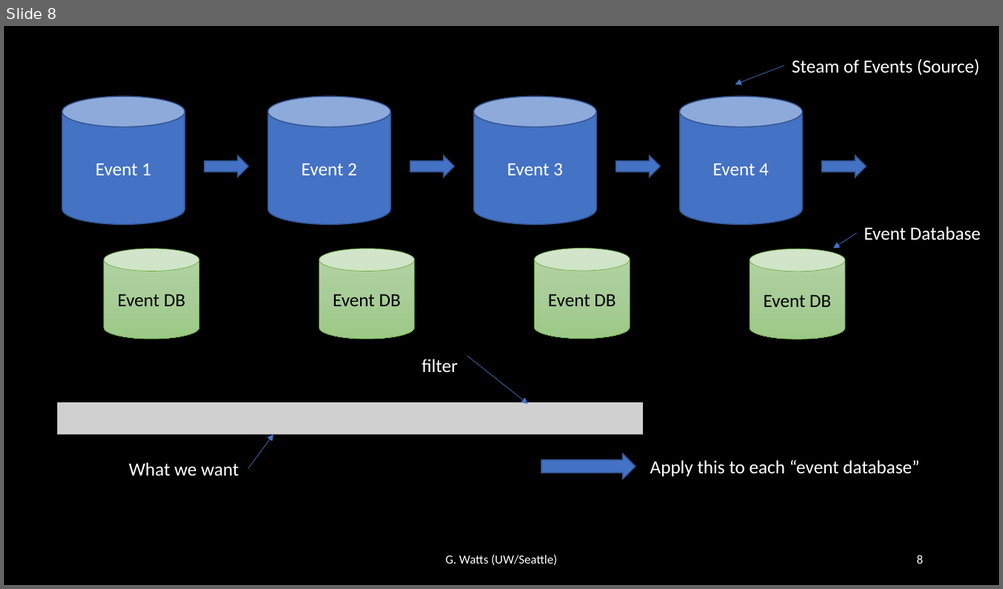
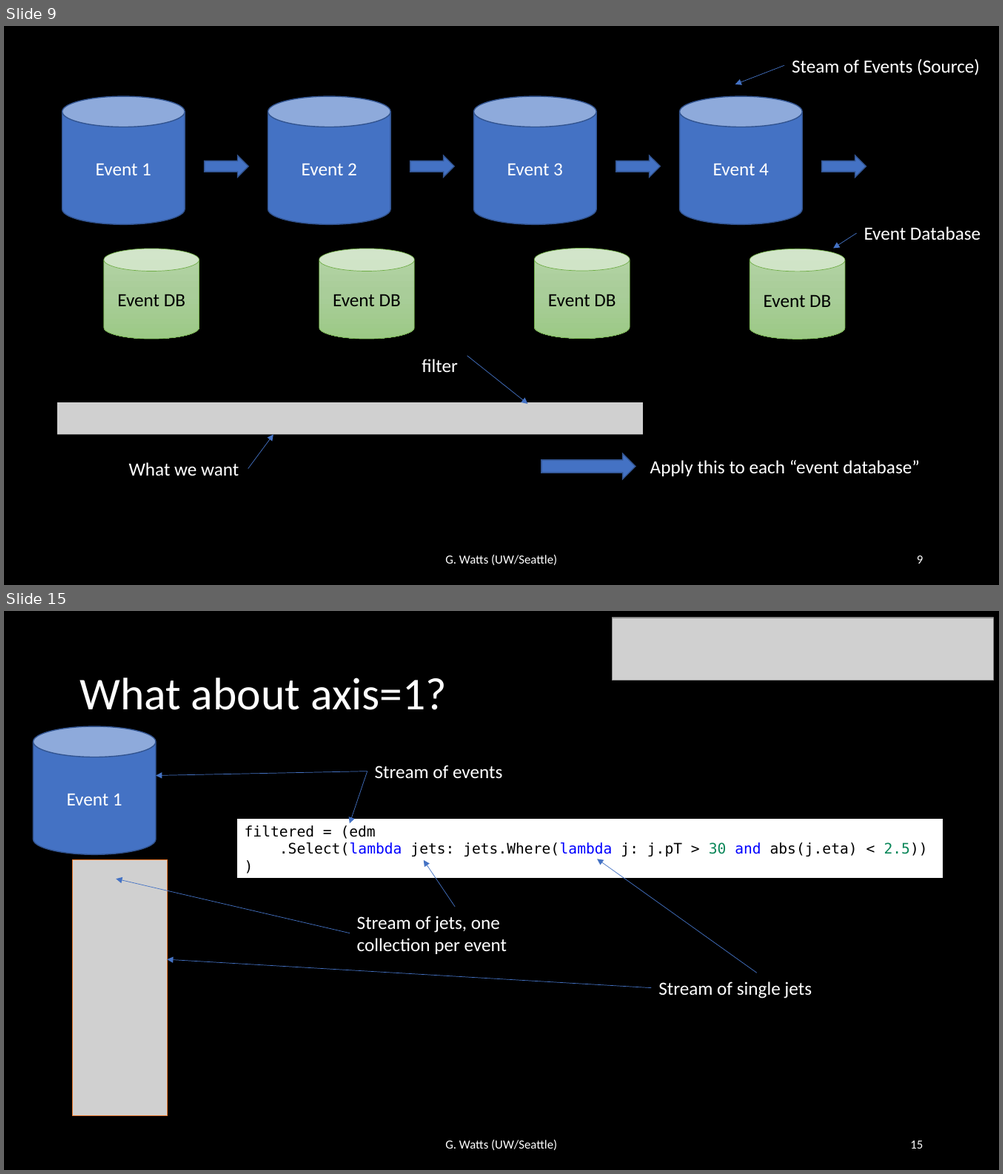
Before and after one commit to iris-hep/agc-workshop-2022-servicex, a slide deck: servicex.pptx. Shown one above the other, each under a label of ours: slide 8 before the commit, slides 9 and 15 after it; the slides between them are not shown. The pictures are 1003x589 and 1003x1174 pixels, drawn with LibreOffice and Linux fonts; fonts in the diff are those of the drawing; grey boxes stand for pictures. Boxes give left, top, right and bottom in pixels: in the first picture for what was removed or moved away, otherwise in the second. Text is boxed around its words. In the diff, an @@ line names an element or a change of style, - is before the commit and + after.

```diff
--- a/servicex.pptx
+++ b/servicex.pptx
@@ slide 15 added at (4,611,999,1170), background #000000 @@
@@ picture added at (612,618,993,681) @@
@@ title added at (79,678,447,710), 44 pt, text #FFFFFF @@
+What about axis=1?
@@ cylinder added at (33,726,156,855), fill #4472C4, outline #325491 1 pt, 18 pt, text #FFFFFF @@
+Event 1
@@ text added at (375,765,502,779), 18 pt, text #FFFFFF @@
+Stream of events
@@ arrow added from (367, 772) to (156, 776), #4472C4 0.5 pt @@
@@ arrow added from (367, 772) to (350, 823), #4472C4 0.5 pt @@
@@ rectangle added at (237,818,943,879), fill #FFFFFF, outline #000000 1 pt, 14 pt, text #000000 @@
+filtered = (edm
+.Select(lambda jets: jets.Where(lambda j: j.pT > 30 and abs(j.eta) < 2.5))
+)
@@ picture added at (73,860,168,1116) @@
@@ arrow added from (455, 907) to (424, 860), #4472C4 0.5 pt @@
@@ arrow added from (757, 973) to (597, 860), #4472C4 0.5 pt @@
@@ arrow added from (350, 934) to (116, 879), #4472C4 0.5 pt @@
@@ text added at (357,916,507,954), 18 pt, text #FFFFFF @@
+Stream of jets, one collection per event
@@ arrow added from (652, 988) to (167, 960), #4472C4 0.5 pt @@
@@ text added at (658,982,811,999), 18 pt, text #FFFFFF @@
+Stream of single jets
@@ text added at (445,1140,557,1150), 12 pt, text #FFFFFF @@
+G. Watts (UW/Seattle)
@@ page number added at (910,1141,922,1149), 12 pt, text #FFFFFF @@
+15
@@ what was slide 8 is now slide 9 @@
@@ page number at (916,556,922,564): text changed @@
-8
+9
```
Also in this commit, not shown: 1 slide changed, 9 other slides added, 4 other files.
